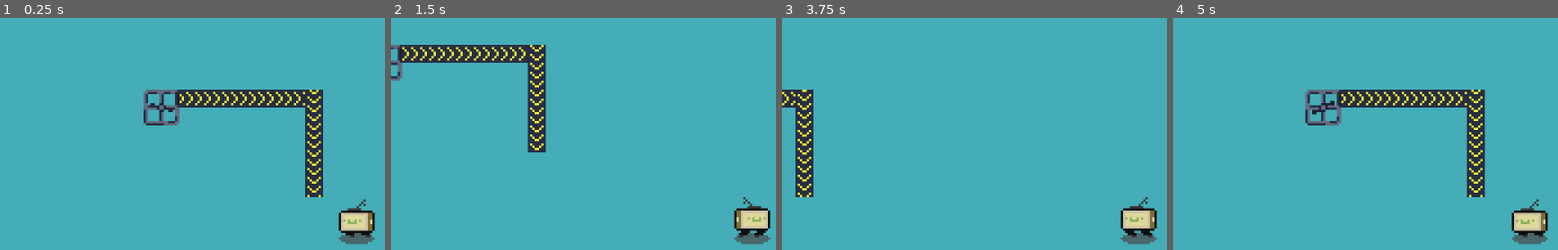
Above: before the commit, frames 1-4 (left to right).
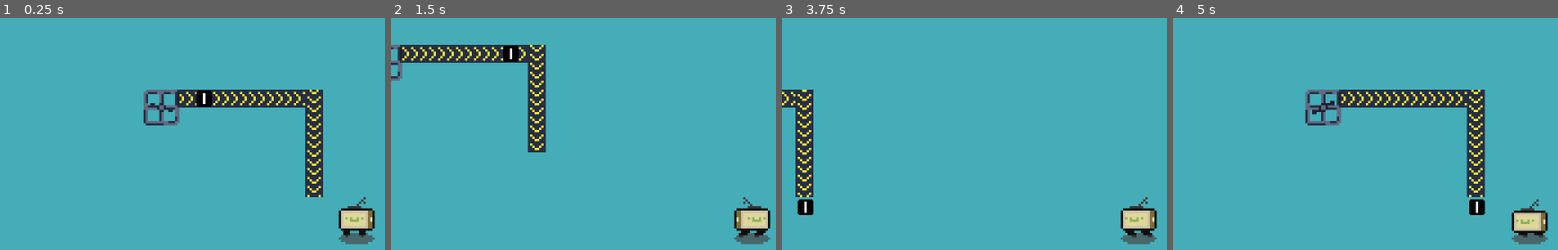
Above: after the commit, the same moments.

Repository: OllieOA/wildgamejam37
Game: Godot game, scene res://Scenes/Main.tscn
Same seed, same stepped clock (60 frames per second), same inputs: the game is played once before the commit and once after it.
Inputs:
- Up to frame 1 (0.25 s): no input
- Up to frame 2 (1.5 s): hold D (right) 0.53-1.28 s; hold S (down) from 1.28 s (still down)
- Up to frame 3 (3.75 s): release S (down) at 2.03 s; hold D (right) 2.03-2.78 s; hold W (up) 2.78-3.53 s; hold A (left) from 3.53 s (still down)
- Up to frame 4 (5 s): keep holding A (left)

The runs differ from the first frame. In frame 1, 0.9% of the frame differs, in the area x 50-98%, y 31-95%; in frame 2, 0.3%; in frame 3, 0.3%; in frame 4, 0.3%.

Commit message:
Conveyor belts seem to be working well after system refactor. Need to centre

Diff:
--- a/Scenes/BLIP.gd
+++ b/Scenes/BLIP.gd
@@ -3,12 +3,19 @@
 var speed = 100.0
 
 var external_velocity = Vector2.ZERO
-var conveyor_speed = 0.2
-export var belt_dict = {}
+# TODO - get this conveyor speed from the conveyor scene object
+var conveyor_speed = 0.3
+export var belt_list = [] # For determining the order in which belts are seen
+export var belt_dict = {} # For determining the velocity of a keyed belt
+export var display_velocity = Vector2.ZERO
 
 # Get nodes
 onready var sprite_body = $Body
 onready var animator = $AnimationPlayer
+
+func _ready():
+	animator.play("Idle")
+
 
 func _physics_process(_delta):
 	""" Walking section
@@ -34,16 +41,22 @@
 
 	velocity = velocity.normalized()
 	# Check if there is any velocity force on the player
-	var belt_check_velocity = Vector2.ZERO
-	if belt_dict.empty():
-		belt_check_velocity = Vector2.ZERO
+	var external_direction = check_external_velocity(belt_list, belt_dict)
+	external_velocity = external_direction * conveyor_speed
+	var move_and_slide_velocity = (velocity + external_velocity) * speed
+	move_and_slide(move_and_slide_velocity)
+	display_velocity = move_and_slide_velocity
+
+
+func check_external_velocity(external_belt_list, external_belt_dict) -> Vector2:
+	var belt_check_direction = Vector2.ZERO
+	if external_belt_list.empty():
+		return belt_check_direction
 	else:
-		for key in belt_dict.keys():
-			belt_check_velocity += belt_dict[key]
-
-	external_velocity = belt_check_velocity.normalized() * conveyor_speed
-
-	move_and_slide((velocity + external_velocity) * speed)
+		var current_active_belt = external_belt_list[0]
+		belt_check_direction = external_belt_dict[current_active_belt]
+	belt_check_direction = belt_check_direction.normalized()
+	return belt_check_direction
 
 
 func _check_if_idle() -> bool:
--- a/Scenes/BLIP.tscn
+++ b/Scenes/BLIP.tscn
@@ -37,8 +37,8 @@
 "values": [ 4, 5, 6 ]
 }
 
-[sub_resource type="RectangleShape2D" id=6]
-extents = Vector2( 4.08717, 1.88108 )
+[sub_resource type="RectangleShape2D" id=3]
+extents = Vector2( 1.88237, 1.88108 )
 
 [sub_resource type="CircleShape2D" id=4]
 radius = 91.9687
@@ -56,12 +56,12 @@
 frame = 5
 
 [node name="AnimationPlayer" type="AnimationPlayer" parent="."]
-anims/Idle = SubResource( 5 )
+anims/Idle = SubResource( 1 )
 anims/Run = SubResource( 2 )
 
 [node name="Feet_collision" type="CollisionShape2D" parent="."]
 position = Vector2( 0, 6.18887 )
-shape = SubResource( 6 )
+shape = SubResource( 3 )
 
 [node name="Reach" type="Area2D" parent="."]
 
--- /dev/null
+++ b/Scenes/Bit_Minable.gd
@@ -0,0 +1,56 @@
+extends KinematicBody2D
+
+# Debug vars
+export var display_velocity = Vector2.ZERO
+
+# External vars
+export var bit_string = "1"
+export var belt_list = [] # For determining the order in which belts are seen
+export var belt_dict = {} # For determining the velocity of a keyed belt
+export var curr_position = Vector2.ZERO
+var conveyor_speed = 0.3
+
+# Internal vars
+onready var bit_centre = $bit_centre
+var external_velocity = Vector2.ZERO
+var base_speed = 100
+var bit_mineable_dict = {
+	"0110": 0,
+	"1": 1,
+	"0": 2,
+	"10": 3
+}
+
+
+# Called when the node enters the scene tree for the first time.
+func _ready() -> void:
+	# Get frame for bit object
+	var frame_to_use = bit_mineable_dict[bit_string]
+	$Sprite.frame = frame_to_use
+
+
+func _process(delta):
+
+	# Update and expose centre pos
+	curr_position = bit_centre.global_position
+
+	# Move item based on belt physics
+	var velocity = Vector2.ZERO
+	var external_direction = check_external_velocity(belt_list, belt_dict)
+	external_velocity = external_direction * conveyor_speed
+	var move_and_slide_velocity = (external_velocity + velocity) * base_speed
+	move_and_slide(move_and_slide_velocity)
+	display_velocity = move_and_slide_velocity
+
+	# Correct position based on travel direction
+
+
+func check_external_velocity(external_belt_list, external_belt_dict) -> Vector2:
+	var belt_check_direction = Vector2.ZERO
+	if external_belt_list.empty():
+		return belt_check_direction
+	else:
+		var current_active_belt = external_belt_list[0]
+		belt_check_direction = external_belt_dict[current_active_belt]
+	belt_check_direction = belt_check_direction.normalized()
+	return belt_check_direction
--- /dev/null
+++ b/Scenes/Bit_Minable.tscn
@@ -0,0 +1,27 @@
+[gd_scene load_steps=4 format=2]
+
+[ext_resource path="res://Assets/Art/unit_mineable.png" type="Texture" id=1]
+[ext_resource path="res://Scenes/Bit_Minable.gd" type="Script" id=2]
+
+[sub_resource type="RectangleShape2D" id=1]
+extents = Vector2( 3.48321, 3.48429 )
+
+[node name="Bit_Minable" type="KinematicBody2D"]
+collision_layer = 16
+collision_mask = 4
+script = ExtResource( 2 )
+
+[node name="Sprite" type="Sprite" parent="."]
+scale = Vector2( 0.5, 0.5 )
+texture = ExtResource( 1 )
+centered = false
+hframes = 4
+frame = 3
+
+[node name="bit_centre" type="Position2D" parent="."]
+position = Vector2( 5, 5 )
+
+[node name="CollisionShape2D" type="CollisionShape2D" parent="."]
+position = Vector2( 4, 4 )
+scale = Vector2( 1, 1 )
+shape = SubResource( 1 )
--- a/Scenes/Conveyor.gd
+++ b/Scenes/Conveyor.gd
@@ -1,8 +1,9 @@
 extends Area2D
 
 
-export var conveyor_speed = 0.2
+export var conveyor_speed = 0.3
 var conveyor_direction = Vector2.ZERO
+var conveyor_velocity = Vector2.ZERO
 onready var animator = $AnimationPlayer
 onready var current_rotation = self.rotation_degrees
 
@@ -21,14 +22,21 @@
 	else:
 		print("BELT ROTATION INVALID")
 
+	conveyor_velocity = conveyor_speed * conveyor_direction.normalized()
+
+func _physics_process(_delta):
+	for body in self.get_overlapping_bodies():
+		body.belt_dict[str(self.get_name())] = conveyor_velocity
+
 
 func _on_Conveyor_body_entered(body: KinematicBody2D):
-	# Add the velocity effect to the body
-	# print("The player has entered the belt " + self.get_name()) # Replace with function body.
-	var conveyor_velocity = conveyor_speed * conveyor_direction.normalized()
+#	# Add the belt to the end of the list
+	body.belt_list.push_back(str(self.get_name()))
+	# Initialise it in the dict
 	body.belt_dict[str(self.get_name())] = conveyor_velocity
 
 
 func _on_Conveyor_body_exited(body: Node) -> void:
-	# print("The item has exited the belt " + self.get_name()) # Replace with function body.
-	body.belt_dict.erase(str(self.get_name()))
+	body.belt_list.pop_front()
+	# TODO: HANDLE CLEARING OF THE BELT DICT
+	#body.belt_dict.erase(str(self.get_name()))
--- a/Scenes/Conveyor.tscn
+++ b/Scenes/Conveyor.tscn
@@ -21,11 +21,11 @@
 }
 
 [sub_resource type="RectangleShape2D" id=2]
-extents = Vector2( 2.06418, 2.09239 )
+extents = Vector2( 3.88377, 3.9017 )
 
 [node name="Conveyor" type="Area2D"]
 collision_layer = 4
-collision_mask = 2
+collision_mask = 50
 script = ExtResource( 2 )
 
 [node name="Sprite" type="Sprite" parent="."]
@@ -40,5 +40,8 @@
 position = Vector2( 4, 4 )
 shape = SubResource( 2 )
 
+[node name="belt_centre" type="Position2D" parent="."]
+position = Vector2( 4, 4 )
+
 [connection signal="body_entered" from="." to="." method="_on_Conveyor_body_entered"]
 [connection signal="body_exited" from="." to="." method="_on_Conveyor_body_exited"]
--- a/Scenes/Main.gd
+++ b/Scenes/Main.gd
@@ -6,7 +6,11 @@
 
 extends Node2D
 var total_ticks = 0
-var tick_time = 0.01
+var tick_time = 0.5
+
+# Get children for debugging
+onready var blip = get_node("BLIP")
+onready var bit = get_node("Bit_Minable")
 
 func _ready():
 	# Establish a tick timer
@@ -18,4 +22,6 @@
 
 
 func _on_Timer_timeout():
+	#print("DEBUG: BLIP VELOCITY is " + str(blip.display_velocity))
+	print("DEBUG: BIT POS is " + str(bit.curr_position))
 	pass
--- a/Scenes/Main.tscn
+++ b/Scenes/Main.tscn
@@ -1,9 +1,10 @@
-[gd_scene load_steps=5 format=2]
+[gd_scene load_steps=6 format=2]
 
 [ext_resource path="res://Scenes/BLIP.tscn" type="PackedScene" id=1]
 [ext_resource path="res://Scenes/Machine_Miner.tscn" type="PackedScene" id=2]
 [ext_resource path="res://Scenes/Conveyor.tscn" type="PackedScene" id=3]
 [ext_resource path="res://Scenes/Main.gd" type="Script" id=4]
+[ext_resource path="res://Scenes/Bit_Minable.tscn" type="PackedScene" id=5]
 
 [node name="Main" type="Node2D"]
 script = ExtResource( 4 )
@@ -68,3 +69,10 @@
 anchor_mode = 0
 current = true
 zoom = Vector2( 0.25, 0.25 )
+
+[node name="Bit_Buildables" type="Node2D" parent="."]
+
+[node name="Bit_Minables" type="Node2D" parent="."]
+
+[node name="Bit_Minable" parent="." instance=ExtResource( 5 )]
+position = Vector2( 80, 32 )
--- a/project.godot
+++ b/project.godot
@@ -71,10 +71,12 @@
 
 [layer_names]
 
-2d_physics/layer_1="bits"
+2d_physics/layer_1="nothing"
 2d_physics/layer_2="player"
 2d_physics/layer_3="belts"
 2d_physics/layer_4="machines"
+2d_physics/layer_5="units_mineable"
+2d_physics/layer_6="units_processing"
 
 [physics]
 
Not shown: 1 places in Scenes/BLIP.tscn that only renumber resources
